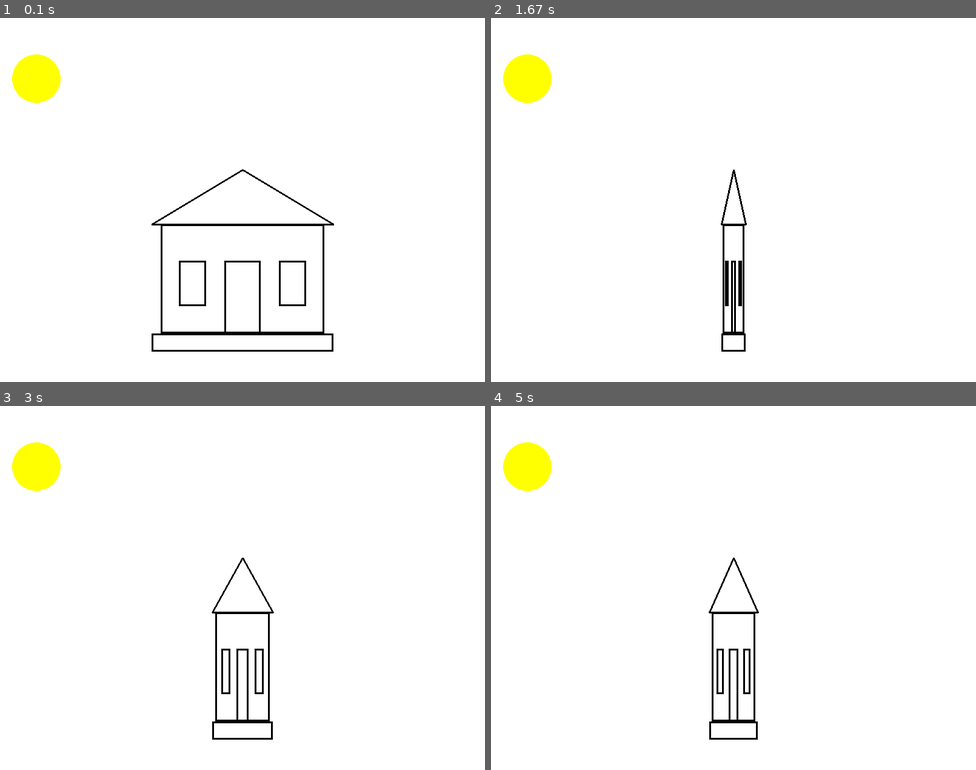
Above: before the commit, frames 1-4 (two rows, left to right).
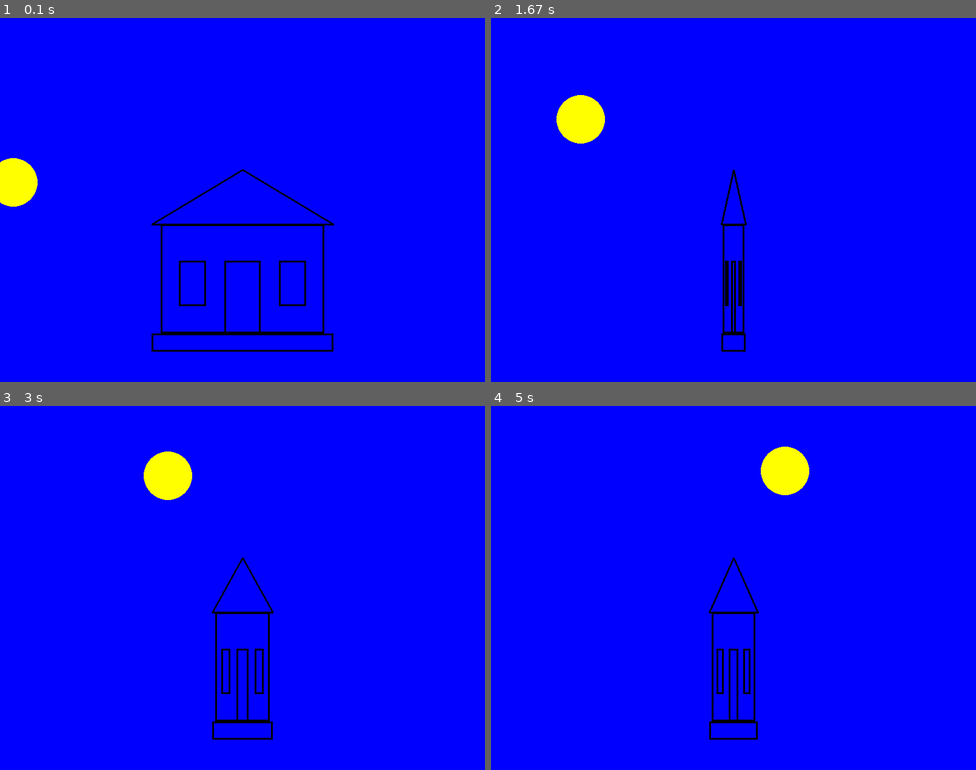
Above: after the commit, the same moments.

Repository: Dmitry1101985/Python
Game: pygame game, started from 5_structure_programming.py
Two runs of this game, one before a commit and one after it. Both use one fixed random seed, a clock stepped at 60 frames per second and the inputs below.
Inputs:
- Up to frame 1 (0.1 s): no input
- Up to frame 2 (1.67 s): no input
- Up to frame 3 (3 s): no input
- Up to frame 4 (5 s): no input

The runs differ from the first frame. In frame 1, 98% of the frame differs, in the area x 0-100%, y 0-100%; in frame 2, 99%; in frame 3, 99%; in frame 4, 99%.

Commit message:
Add function of sun movement

Diff:
--- a/5_structure_programming.py
+++ b/5_structure_programming.py
@@ -1,4 +1,5 @@
 import pygame
+import math
 # Trying to understand this git
 pygame.init()
 
@@ -12,6 +13,7 @@
 start_pos_changes = 350
 changes = start_pos_changes
 flag = True
+fi = 220
 
 def draw_basis(x: float, y: float, width: int, height: int) -> None:
     """Drawing basis for house
@@ -177,6 +179,31 @@
     pygame.draw.circle(screen, "yellow", [x, y], radius)
 
 
+def slide_sun(fi=235, fi_step=0.2) -> float:
+    """Sun run over the sky. Uses function draw_sun()
+      Start position at 235 degree. End position - 335.
+      Center of circle of sun traectory - 400, 600 (x, y)
+    Args:
+        fi (int, optional): Start degree of sun position. Defaults to 235.
+        fi_step (float, optional): step to changing sun position from left to right. Defaults to 0.5.
+
+    Returns:
+        float: current degree position of sun
+    """
+    x_0 = 400 #center
+    y_0 = 600 #last line
+    R = 500 #Radius of circle of sun traectory
+
+    if fi < 335:
+        fi += fi_step
+
+    x_current = x_0 + R * math.cos(math.radians(fi))
+    y_current = y_0 + R * math.sin(math.radians(fi))
+
+    draw_sun(x_current, y_current)
+    return fi
+
+
 while not done:
 
     clock.tick(60)
@@ -189,9 +216,10 @@
             done = True
 
     # place code here
-    screen.fill("white")
+    screen.fill("blue")
     changes, flag = spin_house(400, 550, 300, changes, start_pos_changes, flag)
-    draw_sun()
+    fi = slide_sun(fi, 0.2)
+
 
     pygame.display.flip()
 pygame.quit()
